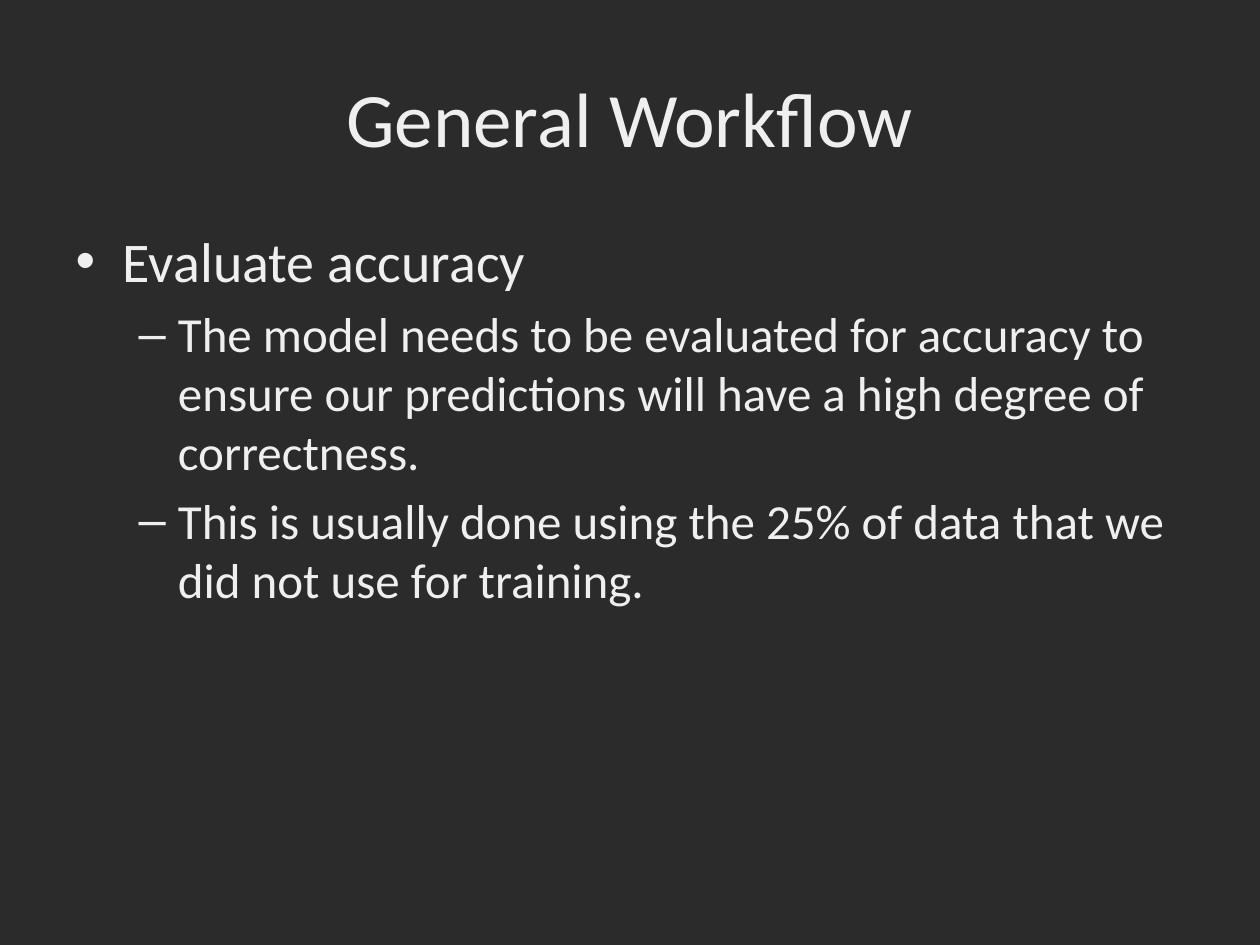
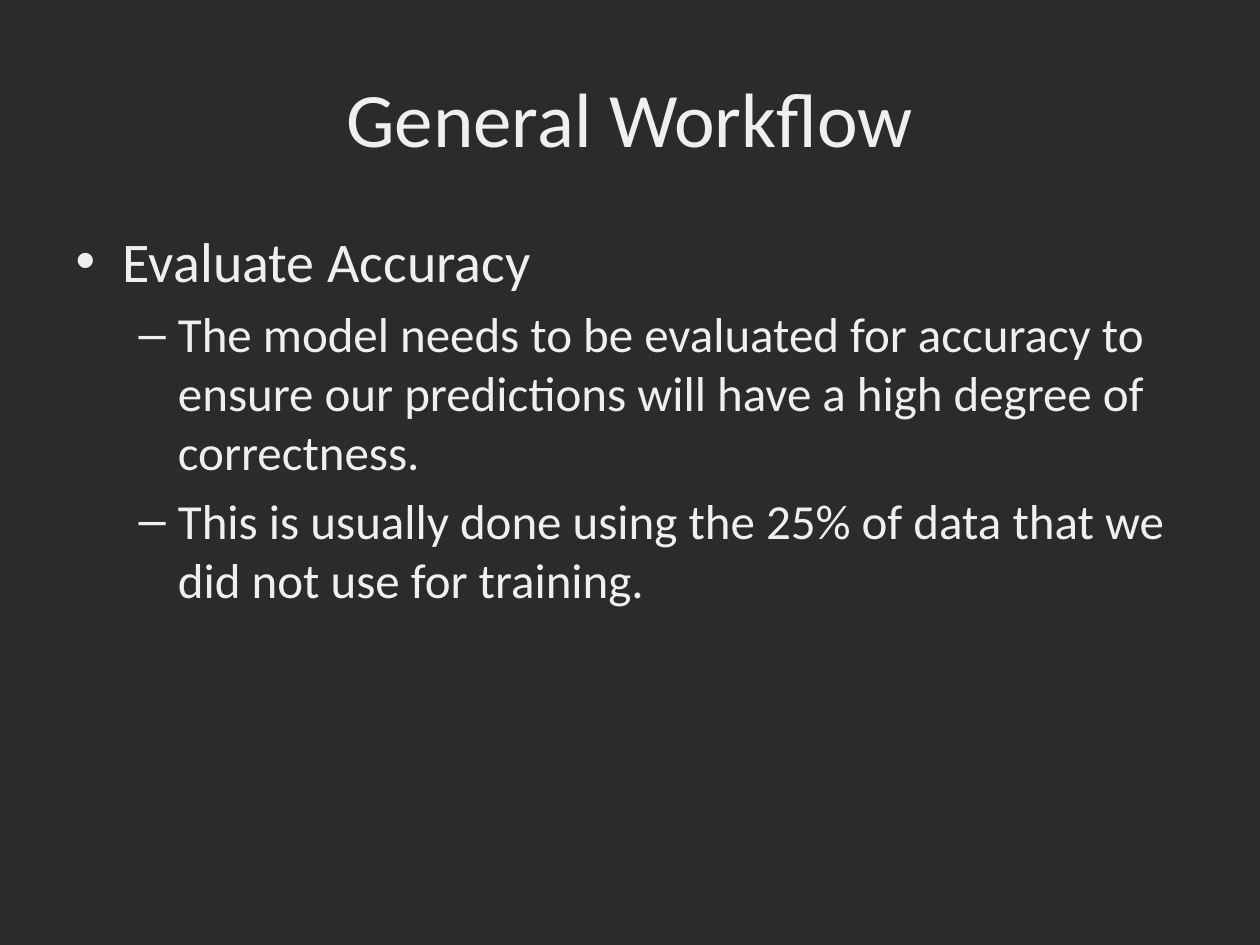
Before and after one commit to dbowmans46/PracticalProgramming, a slide deck: slide 24 of Session 7 - Python/Instructional Material/Session 7 - Python Brief Intro to Machine Learning with Scikit Learn.pptx (slide 18 before the commit). Drawn at 1260x945 pixels with LibreOffice and Linux fonts; fonts in the diff are those of the drawing; background and template pictures are left out; a plain dark background stands for a picture behind light text. Boxes give left, top, right and bottom in pixels: in the first picture for what was removed or moved away, otherwise in the second. Text is boxed around its words. In the diff, an @@ line names an element or a change of style, - is before the commit and + after.

Commit message:
Fixed typos, updated style, added underfitting and overfitting concepts.

```diff
--- a/Session 7 - Python/Instructional Material/Session 7 - Python Brief Intro to Machine Learning with Scikit Learn.pptx
+++ b/Session 7 - Python/Instructional Material/Session 7 - Python Brief Intro to Machine Learning with Scikit Learn.pptx
@@ text at [123, 243, 530, 291]: text changed @@
-• Evaluate accuracy
+• Evaluate Accuracy
```
Also in this commit, not shown: 16 other slides changed, 6 slides added.
